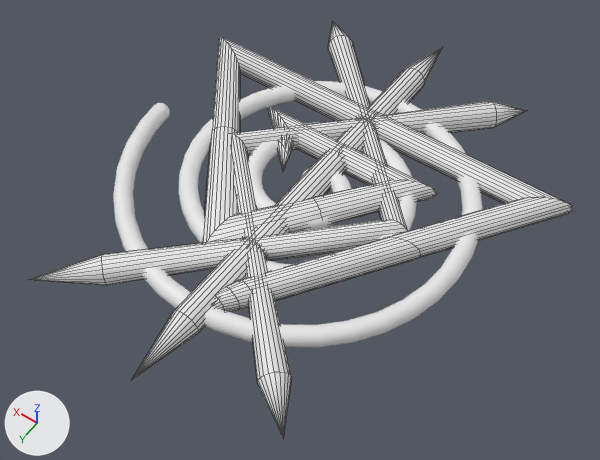
Two versions of the Blender file Content/Sorcery/Mesh/ElementModels.blend, one commit apart.
Before and after are seen from a 50 mm camera at (-1.57, 2.32, 3.22) aimed at (-0.05, 0.19, -0.13). Lighting does not change. The marker at lower left points along +X, +Y and +Z. The older version comes first. Mesh edges are drawn as thin lines on the coarser meshes.

The older version as bpy lines, for what is in view:
```python
me_plane_001 = bpy.data.meshes.new('Plane.001')
me_plane_001.from_pydata(...)  # 386 vertices, 432 faces; spans x -1.15..1.12, y -0.62..1.04, z -0.08..0.08
me_plane_001.polygons.foreach_set('use_smooth', [True] * 432)
me_plane_005 = bpy.data.meshes.new('Plane.005')
me_plane_005.from_pydata(...)  # 286 vertices, 340 faces; spans x -0.69..0.76, y -1.35..1.36, z -0.08..0.08
me_plane_005.polygons.foreach_set('use_smooth', [True] * 340)
me_spiral = bpy.data.meshes.new('Spiral')
me_spiral.from_pydata(...)  # 1380 vertices, 1370 faces; spans x -0.89..1.04, y -0.8..0.97, z -0.05..0.05
me_spiral.polygons.foreach_set('use_smooth', [True] * 1370)
ob_fireelement = bpy.data.objects.new('FireElement', me_plane_001)
ob_fireelement.location = (0.0, 0.0, 0.0)
ob_shockelement = bpy.data.objects.new('ShockElement', me_plane_005)
ob_shockelement.location = (0.0, 0.0, 0.0)
ob_voidelement = bpy.data.objects.new('VoidElement', me_spiral)
ob_voidelement.location = (0.0, 0.0, 0.0)
```
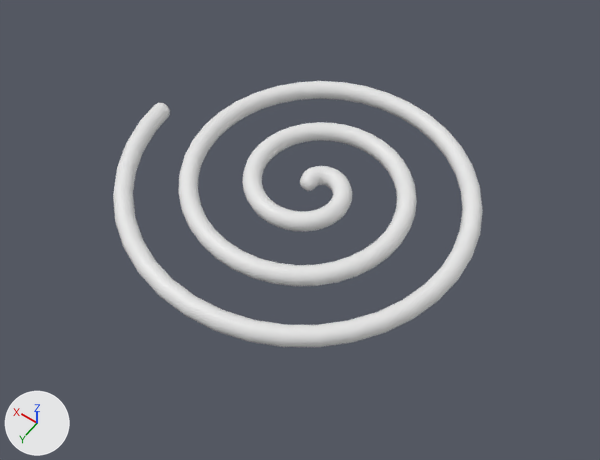
Changed parts and their boxes [x1, y1, x2, y2] in the pictures (600 x 460 px; the box of a moved part takes in the faces that stretch with it):
'FireElement', hidden
    before: [202, 37, 573, 312]
'ShockElement', hidden
    before: [29, 21, 527, 438]
part 1 of me_plane_001, moved or reshaped (not visible afterwards)
    before: [215, 298, 224, 310]

The change in detail:
me_plane_001 is used by ob_fireelement; location (0.0, 0.0, 0.0).
me_plane_001 had 386 vertices, 432 faces and spanned x -1.15..1.12, y -0.62..1.04, z -0.08..0.08.
me_plane_001 now has 386 vertices, 432 faces and spans x -1.15..1.12, y -0.62..1.14, z -0.08..0.08.
me_plane_001 part 1: all 24 vertices in x -0.07..0.01, y 0.89..0.9, z -0.04..0.04 are moved by (0.01, 0.03, 0.0).
Other edits to the shape of me_plane_001 do not show in these pictures.
Object 'FireElement' (ob_fireelement) is now hidden.
Object 'ShockElement' (ob_shockelement) is now hidden.
